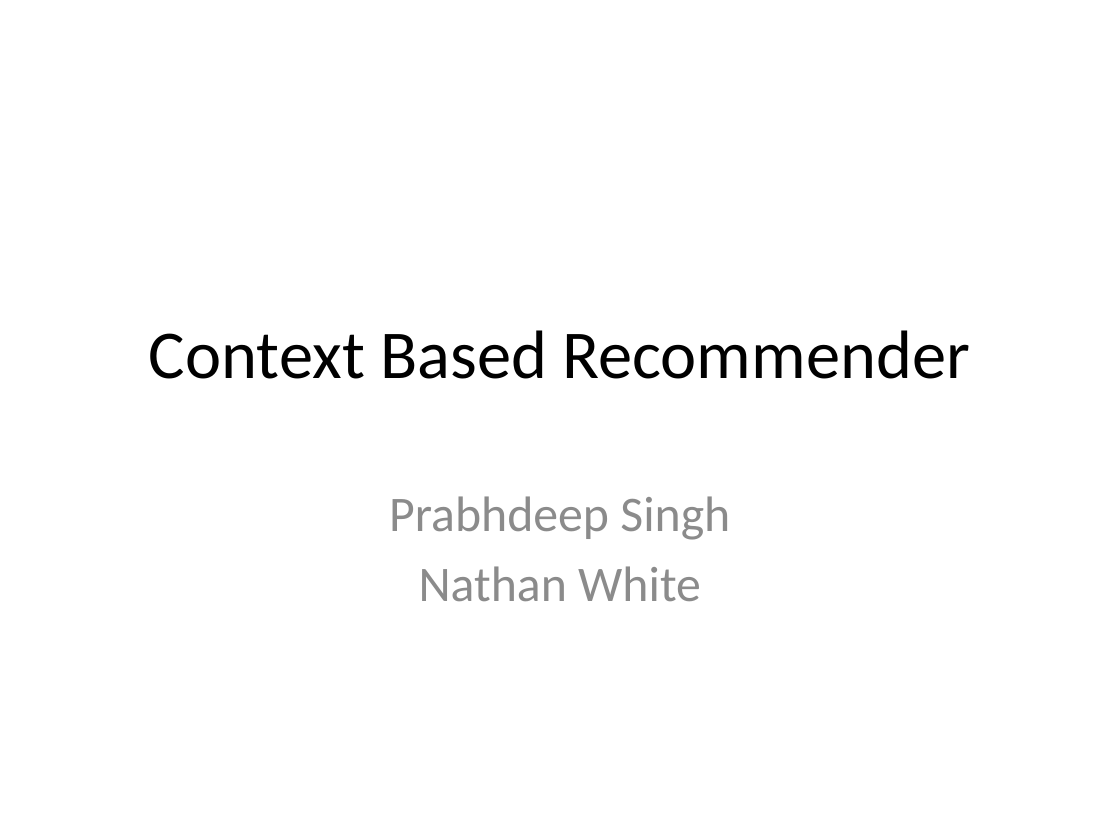
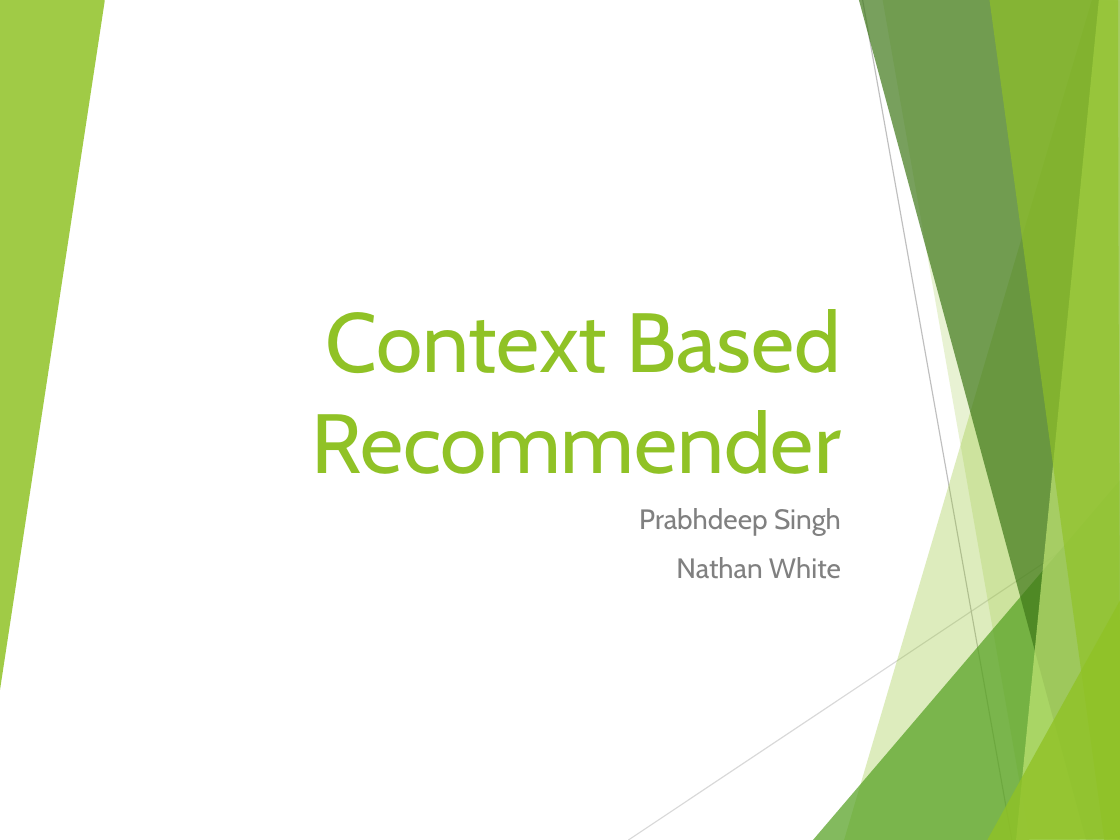
Before and after one commit to prabsingh/490FinalProject, a slide deck: slide 1 of ContextBasedRecommender.pptx. Drawn at 1120x840 pixels with LibreOffice and Linux fonts; fonts in the diff are those of the drawing. Boxes give left, top, right and bottom in pixels: in the first picture for what was removed or moved away, otherwise in the second. Text is boxed around its words. In the diff, an @@ line names an element or a change of style, - is before the commit and + after.

```diff
--- a/ContextBasedRecommender.pptx
+++ b/ContextBasedRecommender.pptx
@@ group added at [0,0,1120,840]: 8 freeform shapes, 2 lines @@
@@ title "Context Based Recommender": place and size @@
-title "Context Based Recommender" at [149,330,969,379]
+title "Context Based Recommender" at [311,309,841,474]
@@ title "Context Based Recommender" at [311,309,841,474]: size 44 to 54 pt, font Calibri to Cabin, text colour #000000 to #90C226; alignment centre to right; vertical alignment middle to bottom @@
@@ subtitle "Prabhdeep Singh": place and size @@
-subtitle "Prabhdeep Singh" at [389,496,730,601]
+subtitle "Prabhdeep Singh" at [639,508,841,578]
@@ subtitle "Prabhdeep Singh" at [639,508,841,578]: size 32 to 18 pt, font Calibri to Cabin, text colour #8C8C8C to #808080; alignment centre to right; more space between paragraphs @@
```
Also in this commit, not shown: 4 other slides changed, 2 slides added, 1 slide removed.
